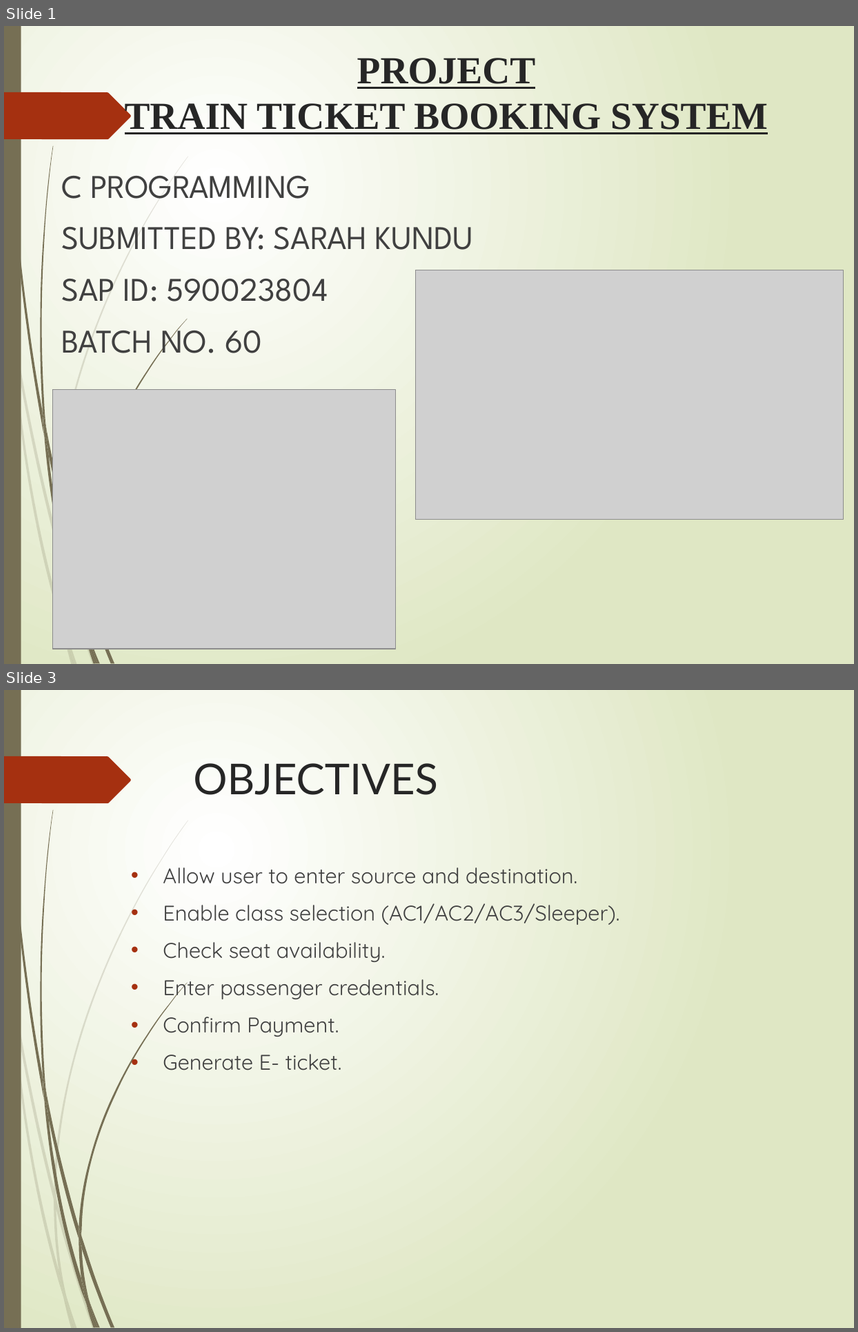
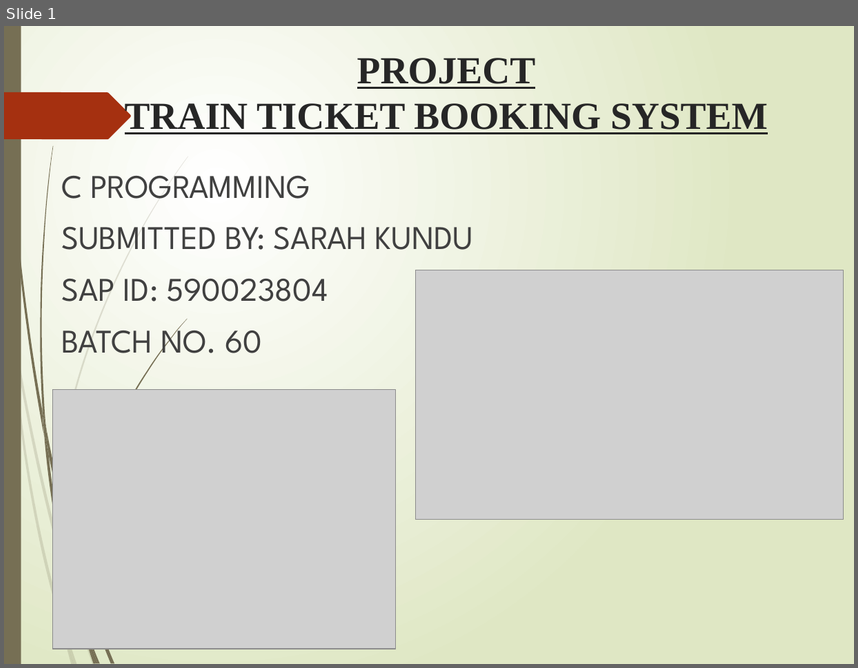
Before and after one commit to Sarah-kundu/Project-, a slide deck: Project/Project_Presentation_Sarah_Kundu.pptx. Shown one above the other, each under a label of ours: slides 1 and 3 before the commit, slide 1 after it; the slides between them are not shown. The pictures are 858x1332 and 858x668 pixels, drawn with LibreOffice and Linux fonts; fonts in the diff are those of the drawing; grey boxes stand for pictures. Boxes give left, top, right and bottom in pixels: in the first picture for what was removed or moved away, otherwise in the second. Text is boxed around its words. In the diff, an @@ line names an element or a change of style, - is before the commit and + after.

```diff
--- a/Project/Project_Presentation_Sarah_Kundu.pptx
+++ b/Project/Project_Presentation_Sarah_Kundu.pptx
@@ slide 3 removed at (x1=4, y1=690, x2=854, y2=1328), background gradient #FFFFFF to #DFE8C4; not listed: 22 template elements that a slide beside it also shows @@
@@ title removed at (x1=193, y1=763, x2=438, y2=795) @@
-OBJECTIVES
@@ text removed at (x1=163, y1=867, x2=620, y2=1070) @@
-• Allow user to enter source and destination.
-• Enable class selection (AC1/AC2/AC3/Sleeper).
-• Check seat availability.
-• Enter passenger credentials.
-• Confirm Payment.
-• Generate E- ticket.
@@ freeform shape removed at (x1=79, y1=1226, x2=81, y2=1248) @@
@@ freeform shape removed at (x1=79, y1=1239, x2=89, y2=1301) @@
```
Also in this commit, not shown: 4 slides changed, 4 slides added, 1 other slide removed.
